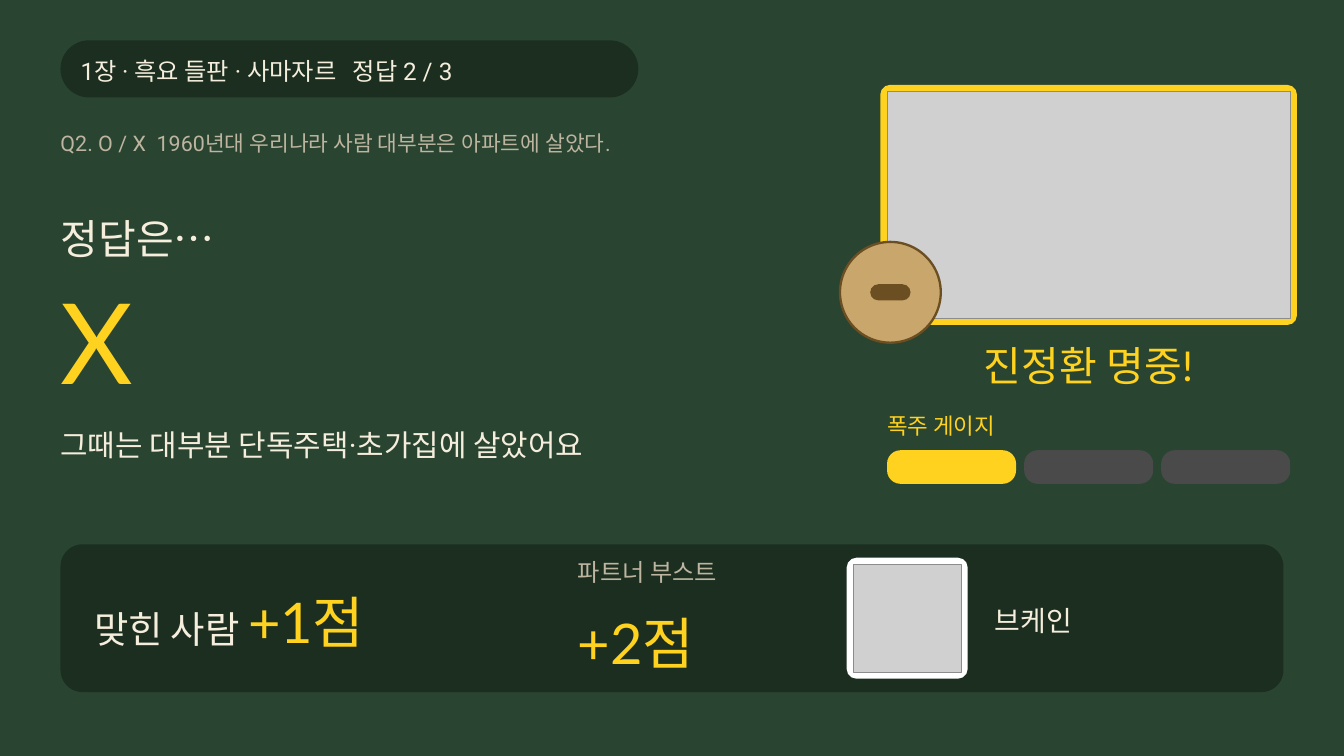
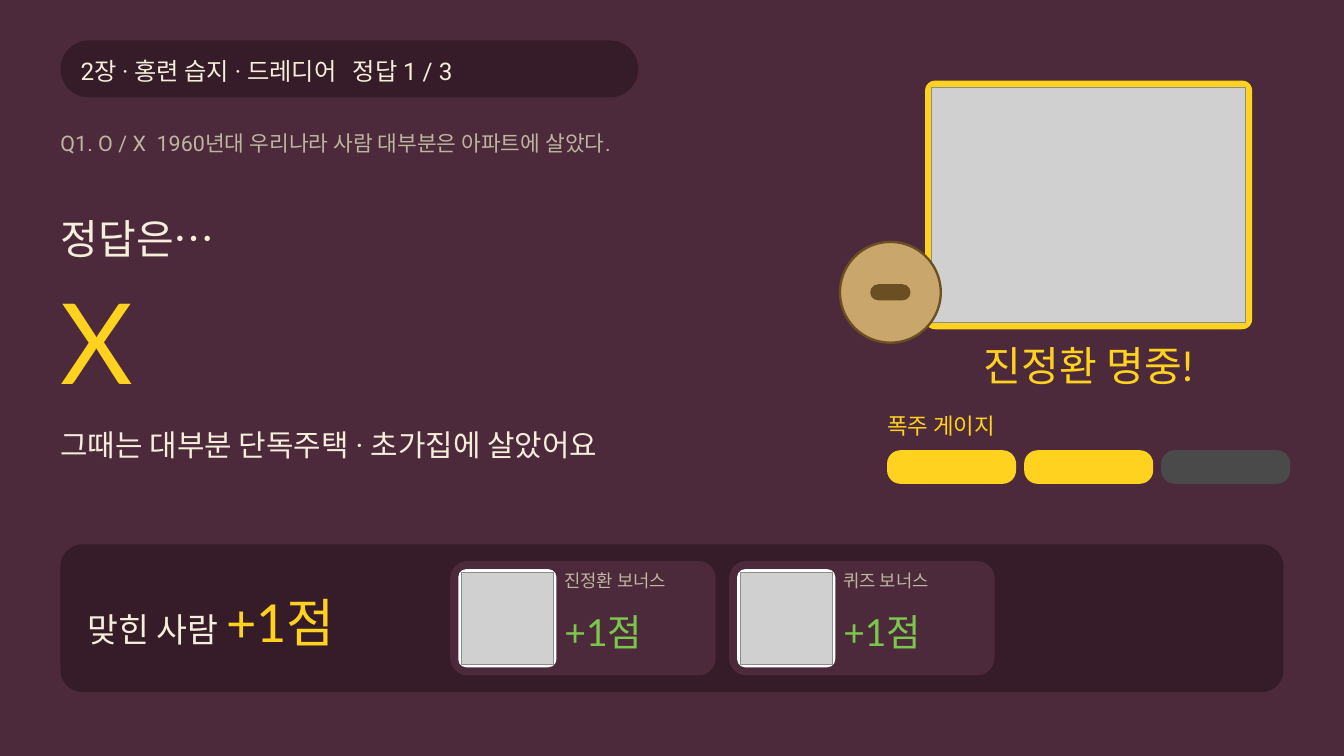
Before and after one commit to choivoo/-, a slide deck: slide 34 of 레전드_히스이_대모험_주거와도시.pptx (slide 28 before the commit). Drawn at 1344x756 pixels with LibreOffice and Linux fonts; fonts in the diff are those of the drawing; grey boxes stand for pictures. Boxes give left, top, right and bottom in pixels: in the first picture for what was removed or moved away, otherwise in the second. Text is boxed around its words. In the diff, an @@ line names an element or a change of style, - is before the commit and + after.

```diff
--- a/레전드_히스이_대모험_주거와도시.pptx
+++ b/레전드_히스이_대모험_주거와도시.pptx
@@ background #294431 to #4D2A3B @@
@@ rounded rectangle at [60, 40, 638, 97]: fill #1B2E20 to #351C28 @@
@@ text at [81, 59, 453, 82]: text changed @@
-1장 · 흑요 들판 · 사마자르 정답 2 / 3
+2장 · 홍련 습지 · 드레디어 정답 1 / 3
@@ rounded rectangle: place and size @@
-rounded rectangle at [880, 85, 1297, 325]
+rounded rectangle at [925, 81, 1253, 329]
@@ picture: place and size @@
-picture at [887, 91, 1290, 318]
+picture at [932, 87, 1246, 323]
@@ text at [60, 133, 610, 154]: text changed @@
-Q2. O / X 1960년대 우리나라 사람 대부분은 아파트에 살았다.
+Q1. O / X 1960년대 우리나라 사람 대부분은 아파트에 살았다.
@@ text at [60, 431, 598, 459]: spaces changed @@
-그때는 대부분 단독주택·초가집에 살았어요
+그때는 대부분 단독주택 · 초가집에 살았어요
@@ rounded rectangle at [1024, 450, 1153, 484]: fill #4A4A4A to #FFD21F @@
@@ rounded rectangle at [60, 544, 1284, 692]: fill #1B2E20 to #351C28 @@
@@ text "맞힌 사람 +1점": place and size @@
-text "맞힌 사람 +1점" at [94, 596, 364, 647]
+text "맞힌 사람 +1점" at [87, 598, 335, 646]
@@ text "맞힌 사람 +1점" at [87, 598, 335, 646]: size 40 to 36 pt in "맞힌 사람"; size 60 to 56 pt in "+1점" @@
@@ rounded rectangle added at [450, 561, 716, 675], fill #4D2A3B @@
@@ rounded rectangle added at [458, 569, 556, 667], fill #FFFFFF @@
@@ text removed at [578, 561, 717, 583] @@
-파트너 부스트
@@ rounded rectangle added at [729, 561, 995, 675], fill #4D2A3B @@
@@ rounded rectangle: place and size @@
-rounded rectangle at [847, 558, 968, 679]
+rounded rectangle at [737, 569, 835, 667]
@@ picture removed at [853, 564, 961, 672] @@
@@ picture added at [462, 573, 553, 664] @@
@@ text added at [564, 572, 666, 589], 19 pt, text #BDB59F @@
+진정환 보너스
@@ picture added at [741, 573, 832, 664] @@
@@ text added at [843, 572, 929, 589], 19 pt, text #BDB59F @@
+퀴즈 보너스
@@ text added at [564, 615, 642, 649], 40 pt, text #7AC74C @@
++1점
@@ text removed at [578, 617, 694, 668] @@
-+2점
@@ text added at [843, 615, 921, 649], 40 pt, text #7AC74C @@
++1점
@@ text removed at [995, 608, 1072, 633] @@
-브케인
```
Also in this commit, not shown: 40 other slides changed, 29 slides added, 12 slides removed.
